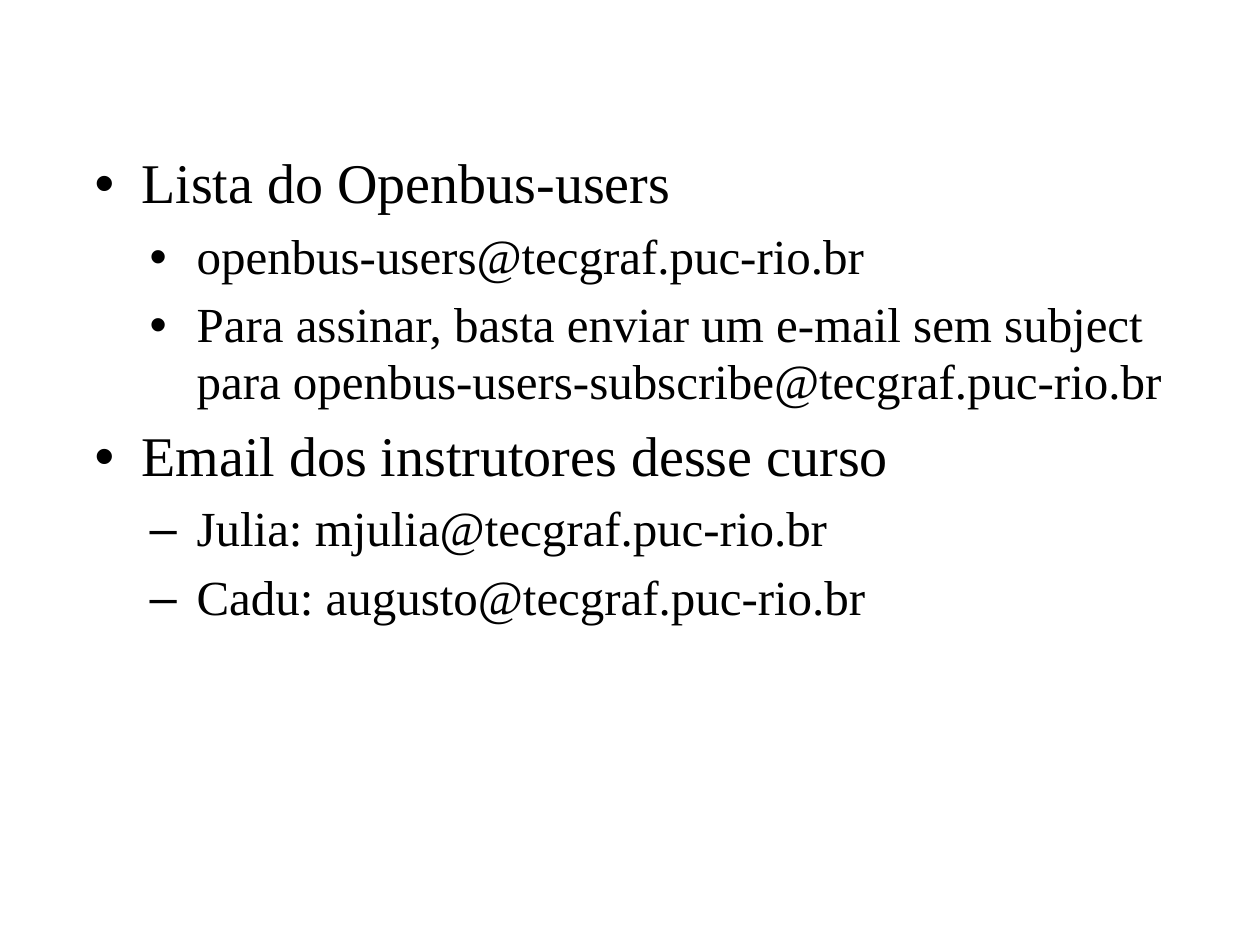
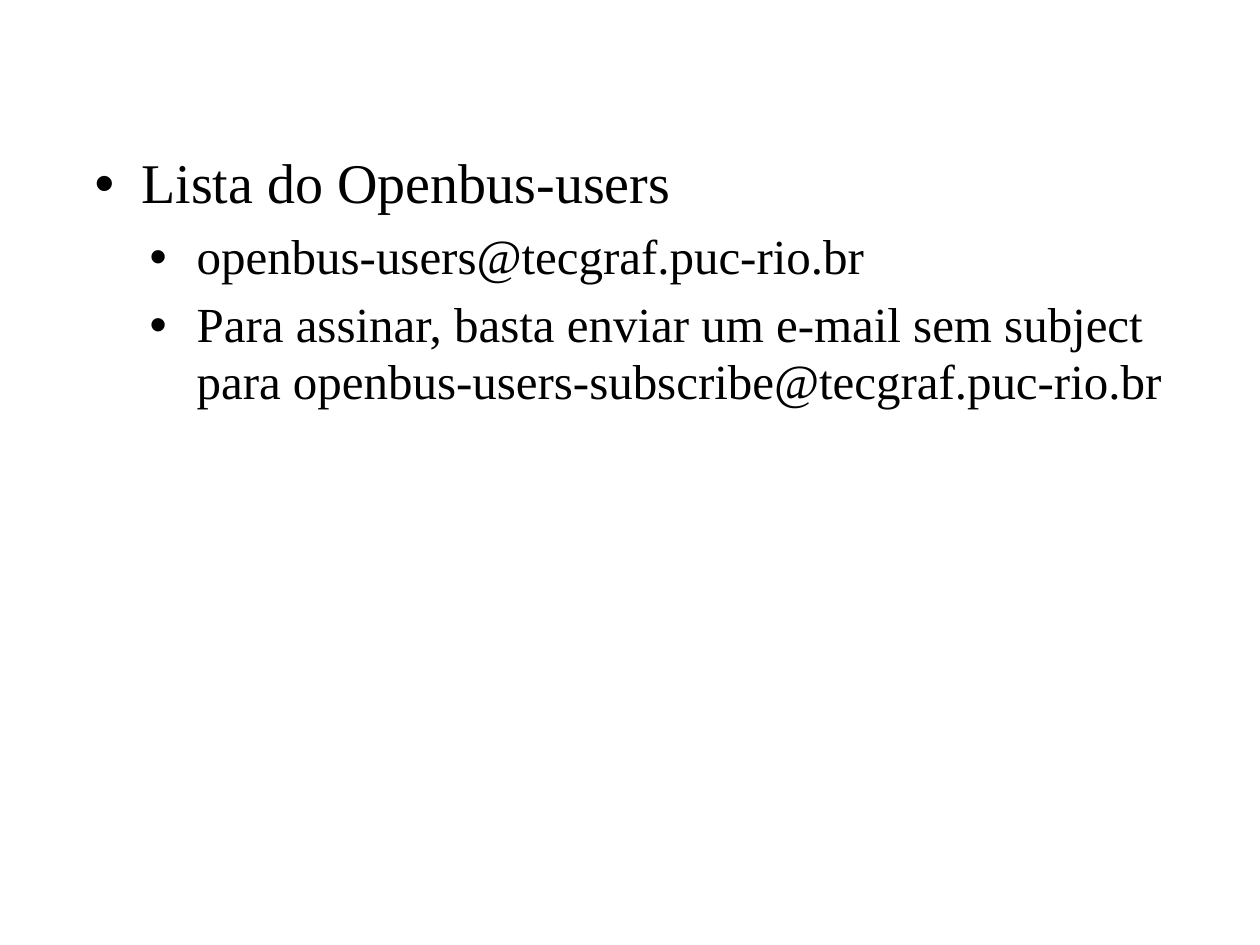
Before and after one commit to amadeubarbosa/openbus-core, a slide deck: slide 7 of docs/cursos/developer/java/1.Agenda_Java.ppt. Drawn at 1260x945 pixels with LibreOffice and Linux fonts; fonts in the diff are those of the drawing; background and template pictures are left out. Boxes give left, top, right and bottom in pixels: in the first picture for what was removed or moved away, otherwise in the second. Text is boxed around its words. In the diff, an @@ line names an element or a change of style, - is before the commit and + after.

Commit message:
Curso Openbus Java
+ Agenda Java
  - Removido o tópico que lista os emails dos instrutores, pois
    o curso nem sempre é ministrado pelos mesmos integrantes da
    equipe Openbus
  - Atualização da lista de integrantes da equipe do Openbus.
  - Substituição do link do tutorial Java pelo link de documentação
    referente aos SDKs. (o link estava quebrado e possivelmente
    seria quebrado novamente no futuro, pois apontava para uma
    determinada versão X do tutorial Java.)

+ DataService Java
  - Atualização do link de download das bibliotecas Java do Serviço
    de Dados.

```diff
--- a/docs/cursos/developer/java/1.Agenda_Java.ppt
+++ b/docs/cursos/developer/java/1.Agenda_Java.ppt
@@ text at [142,437,887,625]: paragraphs removed @@
-• Email dos instrutores desse curso
-  – Julia: mjulia@tecgraf.puc-rio.br
-  – Cadu: augusto@tecgraf.puc-rio.br
```
Also in this commit, not shown: 3 other slides changed, 1 other file.
